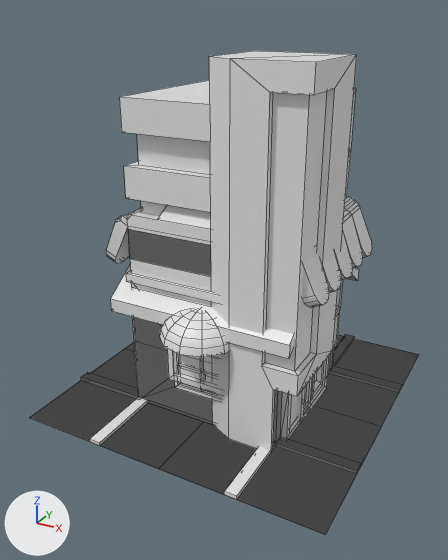
What one commit did to the FBX model Assets/Meshes/KIA_World.fbx.
Both versions are drawn from a 50 mm lens placed at (3.36, -6.57, 4.81), pointed at (-0.07, -0.34, 1.69). Arrows for +X, +Y and +Z are at lower left; the lights stay in place. Mesh edges are drawn as thin lines.

Before the edit, the objects in view are built like this:
```python
me_cube = bpy.data.meshes.new('Cube')
me_cube.from_pydata(...)  # 215 vertices, 204 faces; spans x -1.19..1.19, y -1.18..1.18, z 0.0..2.65
me_cube.materials.append(mat_colors)  # white #e7e7e7
me_cube_001 = bpy.data.meshes.new('Cube.001')
me_cube_001.from_pydata(...)  # 356 vertices, 328 faces; spans x -1.0..1.29, y -1.15..1.0, z 0.0..4.37
me_cube_001.materials.append(mat_colors)  # white #e7e7e7
me_plane_006 = bpy.data.meshes.new('Plane.006')
me_plane_006.from_pydata([(-2.0, -2.0, 0.0), (2.0, -2.0, 0.0), (-2.0, 2.0, 0.0), (2.0, 2.0, 0.0)], [], [(3, 2, 0, 1)])
me_plane_006.materials.append(mat_colors)  # white #e7e7e7
ob_grass = bpy.data.objects.new('Grass', me_plane_006)
ob_grass.location = (0.0, 0.0, 0.0)
ob_home = bpy.data.objects.new('Home', me_cube)
ob_home.location = (0.0, 0.0, 0.0)
ob_office = bpy.data.objects.new('Office', me_cube_001)
ob_office.location = (0.0, 0.0, 0.0)
# also in view: 'Road_I' at (0.0, 0.0, 0.02); 'Road_X' at (0.0, 0.0, 0.02); 'Road_L' at (0.0, 0.0, 0.02); 'Restaurant' at (0.0, -0.23, 1.58); 'Road_T' at (0.0, 0.0, 0.02)
```
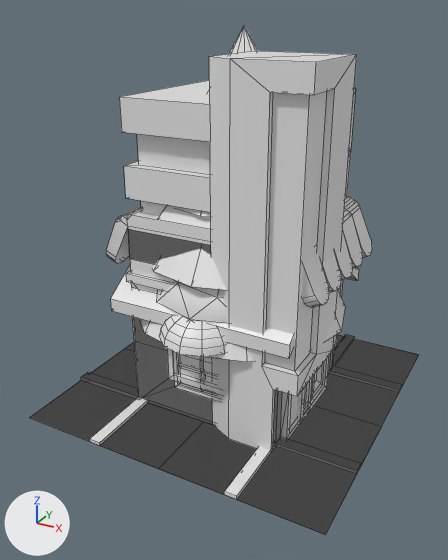
Pixel boxes [x1, y1, x2, y2] of what changed, in the pictures (448 x 560 px):
'Tree_Evergreen', added
    after: [141, 25, 346, 362]
'Tree_Deciduous', added
    after: [158, 279, 228, 324]

The edits, one by one:
Mesh me_cylinder_001 is new.
It has 109 vertices, 108 faces and spans x -1.39..1.39, y -1.39..1.39, z 0.0..4.63.
It uses material mat_colors (white #e7e7e7).
Mesh me_cylinder is new.
It has 181 vertices, 332 faces and spans x -0.95..0.98, y -1.27..1.17, z 0.0..3.1.
It uses material mat_colors (white #e7e7e7).
Object 'Tree_Evergreen' (ob_tree_evergreen) is new; it shows me_cylinder_001.
Its location is (0.0, 0.0, 0.0).
Object 'Tree_Deciduous' (ob_tree_deciduous) is new; it shows me_cylinder.
Its location is (0.0, 0.0, 0.0).
